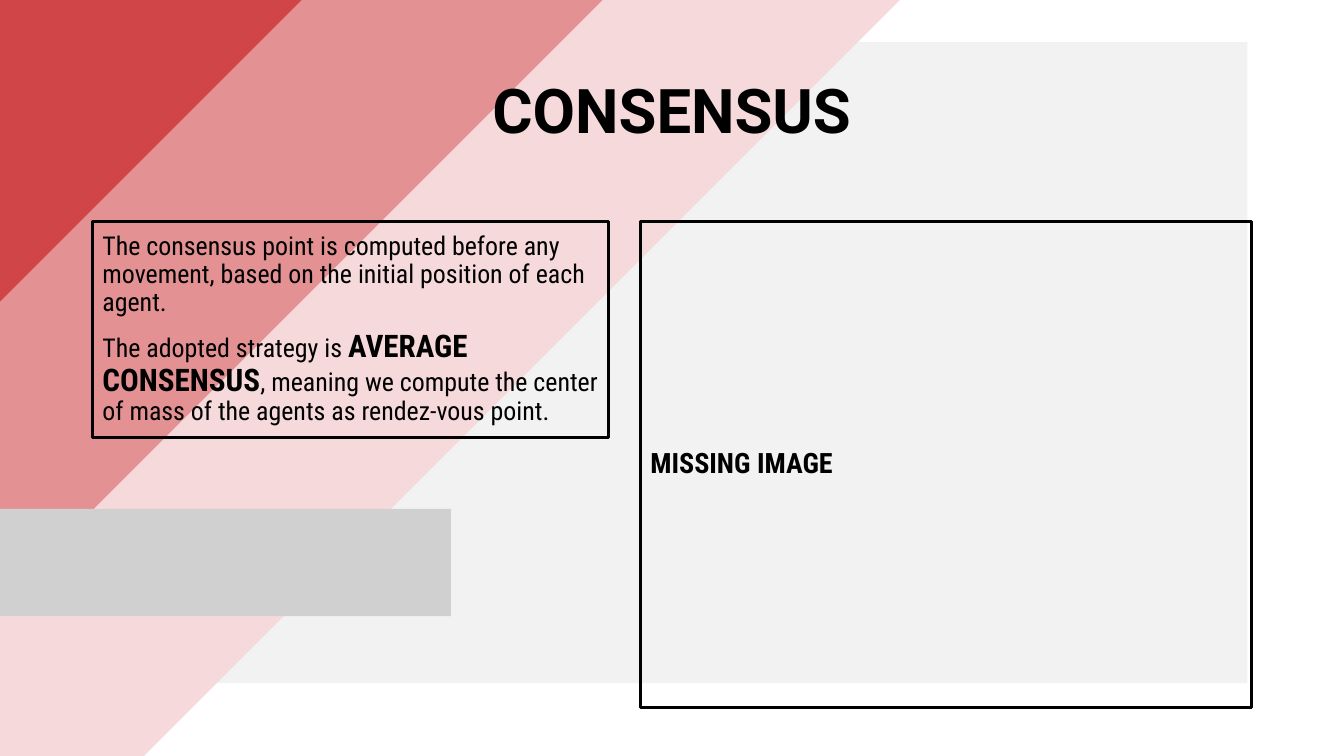
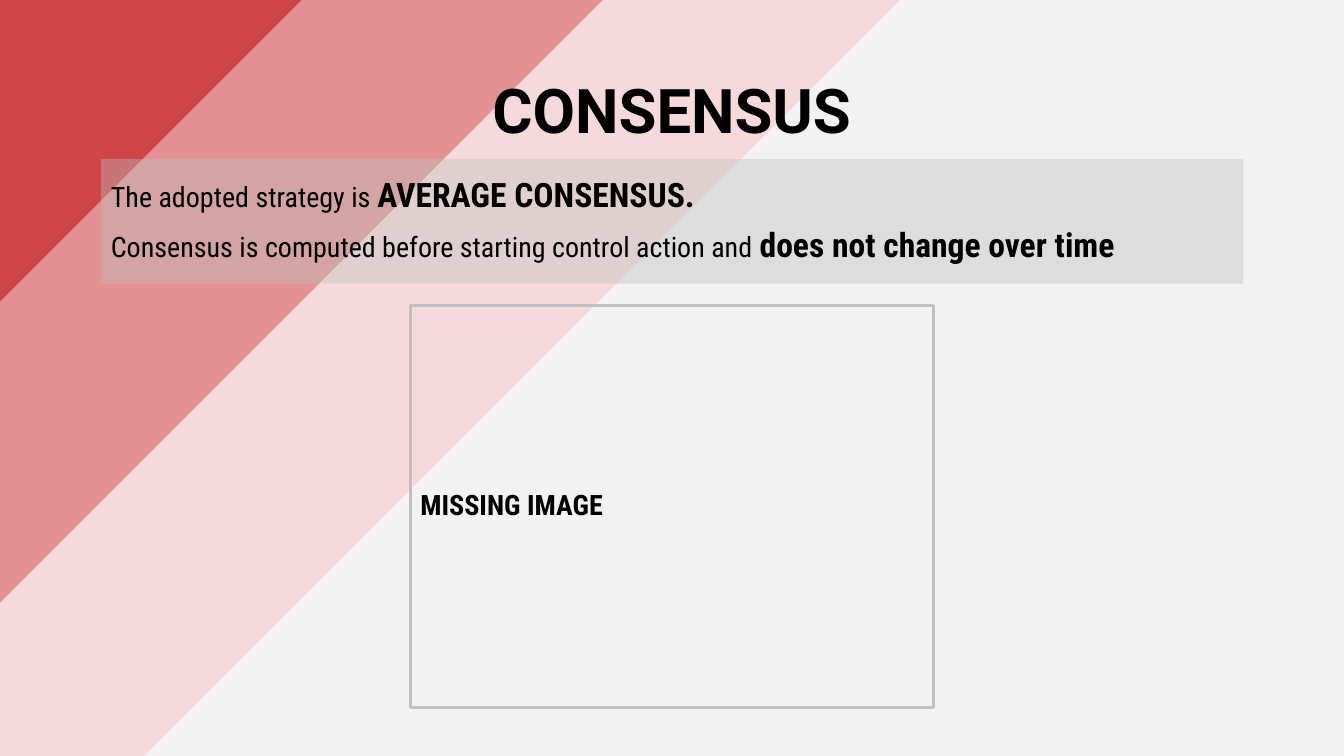
Before and after one commit to PippoGot/R-C2, a slide deck: slide 4 of documentation/presentation.pptx. Drawn at 1344x756 pixels with LibreOffice and Linux fonts; fonts in the diff are those of the drawing; grey boxes stand for pictures. Boxes give left, top, right and bottom in pixels: in the first picture for what was removed or moved away, otherwise in the second. Text is boxed around its words. In the diff, an @@ line names an element or a change of style, - is before the commit and + after.

Commit message:
new style !!!

```diff
--- a/documentation/presentation.pptx
+++ b/documentation/presentation.pptx
@@ rectangle resized from (x1=97, y1=42, x2=1248, y2=684) to (x1=97, y1=0, x2=1344, y2=756) @@
@@ text "The adopted strategy is AVERAGE ..." resized from (x1=93, y1=222, x2=609, y2=439) to (x1=101, y1=159, x2=1243, y2=284) @@
@@ text "The adopted strategy is AVERAGE ..." at (x1=101, y1=159, x2=1243, y2=284): fill none to #BFBFBF at 40% opacity; outline #000000 2.25 pt to none @@
@@ text at (x1=111, y1=176, x2=1115, y2=264): text changed; size 18.5 to 20 pt @@
-The consensus point is computed before any movement, based on the initial position of each agent.
-The adopted strategy is AVERAGE CONSENSUS, meaning we compute the center of mass of the agents as rendez-vous point.
+The adopted strategy is AVERAGE CONSENSUS.
+Consensus is computed before starting control action and does not change over time
@@ rectangle "MISSING IMAGE" resized from (x1=640, y1=222, x2=1252, y2=708) to (x1=410, y1=306, x2=934, y2=708) @@
@@ rectangle "MISSING IMAGE" at (x1=410, y1=306, x2=934, y2=708): outline #000000 2.25 pt to #BFBFBF 2.25 pt @@
@@ picture removed at (x1=0, y1=509, x2=451, y2=616) @@
```
Also in this commit, not shown: 25 other slides changed, 2 slides added.
